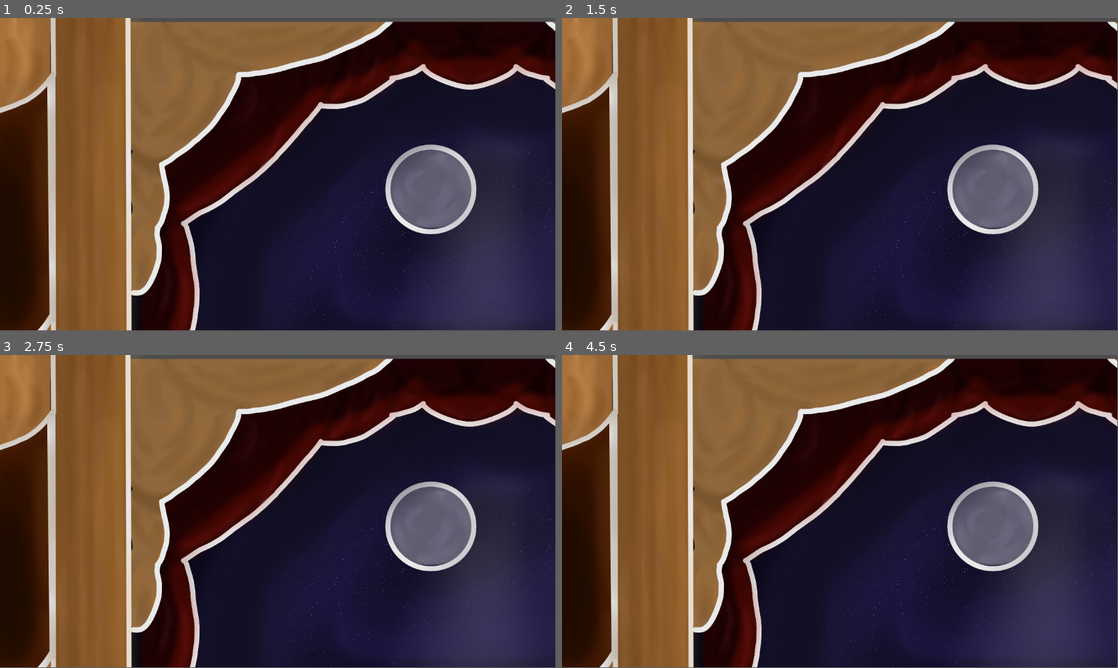
Above: before the commit, frames 1-4 (two rows, left to right).
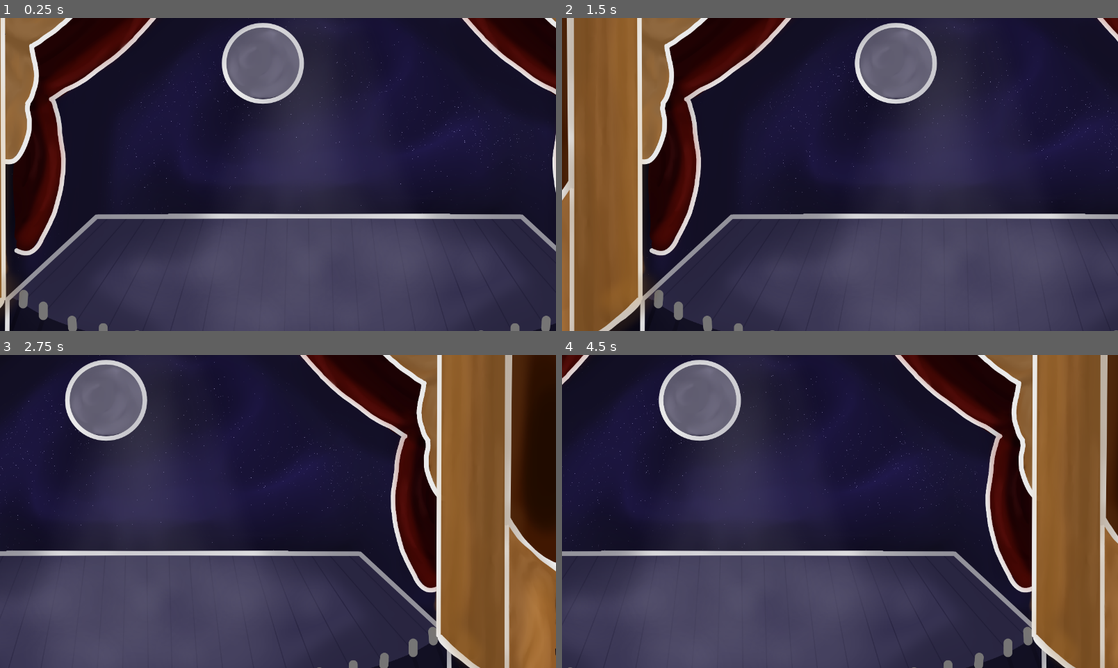
Above: after the commit, the same moments.

Repository: MatuMatute/papercast
Game: Godot game, scene res://Escenas/escenario_1.tscn
Same seed, same stepped clock (60 frames per second), same inputs: the game is played once before the commit and once after it. Before the commit the project has no main scene; this scene is started directly in both runs.
Inputs:
- Up to frame 1 (0.25 s): no input
- Up to frame 2 (1.5 s): tap Enter at 1.25 s
- Up to frame 3 (2.75 s): no input
- Up to frame 4 (4.5 s): tap Space at 3.5 s; tap Enter at 4.25 s
In our replay, the window is 799x449 before the commit and 800x450 after it. These sizes can differ from the game's own. Grey fills any space a smaller window leaves; there, only what the larger window draws over its background counts as a difference.

The runs differ from the first frame. In frame 1, 78% of the frame differs, in the area x 0-100%, y 0-100%; in frame 2, 79%; in frame 3, 87%; in frame 4, 87%.

Commit message:
Ahora si que si
Me peleo con git porque a veces me olvido de confirmar los cambios... Pero ya debería estar, es bueno volver a repasar el uso de git JAJA.

Diff:
--- a/Escenas/escenario_1.tscn
+++ b/Escenas/escenario_1.tscn
@@ -1,6 +1,5 @@
 [gd_scene format=3 uid="uid://bqqqeinlj0lgr"]
 
-[ext_resource type="Script" uid="uid://c32kqe7hjxyro" path="res://Codigo/escenario_1.gd" id="1_474kc"]
 [ext_resource type="Texture2D" uid="uid://bxygd8cy2aw7n" path="res://Visual/Escenarios/1/escenario 1  . 1.png" id="1_xn33k"]
 [ext_resource type="Texture2D" uid="uid://brw1nsvvgkhxc" path="res://Visual/Escenarios/1/escenario 1  . 2.png" id="2_474kc"]
 [ext_resource type="Texture2D" uid="uid://duva6dcpuub6q" path="res://Visual/Escenarios/1/escenario 1  . 3.png" id="3_lnxn8"]
@@ -11,13 +10,75 @@
 [ext_resource type="Texture2D" uid="uid://dp4bwug5xq58m" path="res://Visual/Escenarios/1/escenario 1  . 6.png" id="8_hx6ht"]
 [ext_resource type="Texture2D" uid="uid://boi7lppoolkfa" path="res://Visual/Escenarios/1/escenario 1  . 7.png" id="9_0n4x7"]
 [ext_resource type="Texture2D" uid="uid://c3gh76mhxawwo" path="res://Visual/Escenarios/1/escenario 1  . 7.2.png" id="10_830tx"]
-[ext_resource type="Texture2D" uid="uid://bi55i6vnv2mox" path="res://Visual/Escenarios/1/escenario 1  . 8.png" id="11_0sq0p"]
+
+[sub_resource type="CompressedTexture2D" id="CompressedTexture2D_xn33k"]
+load_path = "res://.godot/imported/escenario 1  . 8.png-f7fc4a2c40e47cb625fa36e8606981bf.ctex"
+
+[sub_resource type="Animation" id="Animation_dasjg"]
+resource_name = "Movimiento de camara"
+length = 15.0
+tracks/0/type = "value"
+tracks/0/imported = false
+tracks/0/enabled = true
+tracks/0/path = NodePath("Camara:position")
+tracks/0/interp = 1
+tracks/0/loop_wrap = true
+tracks/0/keys = {
+"times": PackedFloat32Array(0, 1, 3, 5, 9, 10, 11, 13),
+"transitions": PackedFloat32Array(1, 1, 1, 1, 1, 1, 1, 1),
+"update": 0,
+"values": [Vector2(1800, 1200), Vector2(1200, 1200), Vector2(3200, 1200), Vector2(1800, 1200), Vector2(1800, 1200), Vector2(1100, 640), Vector2(2400, 1640), Vector2(2400, 1640)]
+}
+tracks/1/type = "value"
+tracks/1/imported = false
+tracks/1/enabled = true
+tracks/1/path = NodePath("Camara:zoom")
+tracks/1/interp = 1
+tracks/1/loop_wrap = true
+tracks/1/keys = {
+"times": PackedFloat32Array(5, 8, 11, 13),
+"transitions": PackedFloat32Array(1, 1, 1, 1),
+"update": 0,
+"values": [Vector2(0.5, 0.5), Vector2(1, 1), Vector2(1, 1), Vector2(0.35, 0.35)]
+}
+
+[sub_resource type="Animation" id="Animation_xn33k"]
+length = 0.001
+tracks/0/type = "value"
+tracks/0/imported = false
+tracks/0/enabled = true
+tracks/0/path = NodePath("Camara:position")
+tracks/0/interp = 1
+tracks/0/loop_wrap = true
+tracks/0/keys = {
+"times": PackedFloat32Array(0),
+"transitions": PackedFloat32Array(1),
+"update": 0,
+"values": [Vector2(1800, 1200)]
+}
+tracks/1/type = "value"
+tracks/1/imported = false
+tracks/1/enabled = true
+tracks/1/path = NodePath("Camara:zoom")
+tracks/1/interp = 1
+tracks/1/loop_wrap = true
+tracks/1/keys = {
+"times": PackedFloat32Array(0),
+"transitions": PackedFloat32Array(1),
+"update": 0,
+"values": [Vector2(0.5, 0.5)]
+}
+
+[sub_resource type="AnimationLibrary" id="AnimationLibrary_474kc"]
+_data = {
+&"Movimiento de camara": SubResource("Animation_dasjg"),
+&"RESET": SubResource("Animation_xn33k")
+}
 
 [node name="Escenario1" type="Node2D" unique_id=972374403]
-script = ExtResource("1_474kc")
 
 [node name="Capa1" type="Parallax2D" parent="." unique_id=333061241]
-scroll_scale = Vector2(0.7, 0.7)
+scroll_scale = Vector2(0.9, 0.9)
 
 [node name="Sprite" type="Sprite2D" parent="Capa1" unique_id=1379172187]
 texture_filter = 1
@@ -25,14 +86,14 @@
 centered = false
 
 [node name="Capa2" type="Parallax2D" parent="." unique_id=1681280568]
-scroll_scale = Vector2(0.8, 0.8)
+scroll_scale = Vector2(0.95, 0.95)
 
 [node name="Sprite" type="Sprite2D" parent="Capa2" unique_id=2053542654]
 texture = ExtResource("2_474kc")
 centered = false
 
-[node name="Capa3" type="Parallax2D" parent="." unique_id=1641078251]
-scroll_scale = Vector2(0.8, 0.8)
+[node name="Capa3" type="Parallax2D" parent="." unique_id=1649255965]
+scroll_scale = Vector2(0.98, 0.98)
 
 [node name="Sprite1" type="Sprite2D" parent="Capa3" unique_id=625130614]
 texture = ExtResource("3_lnxn8")
@@ -46,48 +107,42 @@
 texture = ExtResource("5_86csc")
 centered = false
 
-[node name="Capa4" type="Parallax2D" parent="." unique_id=446539187]
-scroll_scale = Vector2(0.8, 0.8)
-
-[node name="Sprite" type="Sprite2D" parent="Capa4" unique_id=366521661]
-
-[node name="Capa5" type="Parallax2D" parent="." unique_id=1649255965]
-scroll_scale = Vector2(0.95, 0.95)
-
-[node name="Sprite1" type="Sprite2D" parent="Capa5" unique_id=912189195]
+[node name="Sprite4" type="Sprite2D" parent="Capa3" unique_id=912189195]
 texture = ExtResource("6_ny7qb")
 centered = false
 
-[node name="Sprite2" type="Sprite2D" parent="Capa5" unique_id=1567553067]
+[node name="Sprite5" type="Sprite2D" parent="Capa3" unique_id=1567553067]
 texture = ExtResource("7_1y178")
 centered = false
 
-[node name="Capa6" type="Parallax2D" parent="." unique_id=2031827110]
-scroll_scale = Vector2(0.95, 0.95)
-
-[node name="Sprite" type="Sprite2D" parent="Capa6" unique_id=1967558179]
+[node name="Sprite6" type="Sprite2D" parent="Capa3" unique_id=1967558179]
 texture = ExtResource("8_hx6ht")
 centered = false
 
-[node name="Capa7" type="Parallax2D" parent="." unique_id=72822160]
+[node name="Capa4" type="Parallax2D" parent="." unique_id=72822160]
 
-[node name="Sprite1" type="Sprite2D" parent="Capa7" unique_id=1721390414]
+[node name="Sprite1" type="Sprite2D" parent="Capa4" unique_id=1721390414]
 texture = ExtResource("9_0n4x7")
 centered = false
 
-[node name="Sprite2" type="Sprite2D" parent="Capa7" unique_id=1379432791]
+[node name="Sprite2" type="Sprite2D" parent="Capa4" unique_id=1379432791]
 texture = ExtResource("10_830tx")
 centered = false
 
-[node name="Capa8" type="Parallax2D" parent="." unique_id=1800995303]
-
-[node name="Sprite" type="Sprite2D" parent="Capa8" unique_id=891195705]
-texture = ExtResource("11_0sq0p")
+[node name="Sprite3" type="Sprite2D" parent="Capa4" unique_id=891195705]
+texture = SubResource("CompressedTexture2D_xn33k")
 centered = false
 
 [node name="Camara" type="Camera2D" parent="." unique_id=2082811050]
+position = Vector2(1800, 1200)
 zoom = Vector2(0.5, 0.5)
 limit_left = 0
 limit_top = 0
+limit_right = 3840
+limit_bottom = 2160
 drag_horizontal_enabled = true
 drag_vertical_enabled = true
+
+[node name="Animaciones" type="AnimationPlayer" parent="." unique_id=1177040750]
+libraries/ = SubResource("AnimationLibrary_474kc")
+autoplay = &"Movimiento de camara"
--- a/project.godot
+++ b/project.godot
@@ -11,8 +11,14 @@
 [application]
 
 config/name="Paper Cast"
+run/main_scene="uid://bqqqeinlj0lgr"
 config/features=PackedStringArray("4.6", "Mobile")
 config/icon="res://icon.svg"
+
+[display]
+
+window/size/viewport_width=1280
+window/size/viewport_height=720
 
 [physics]
 
